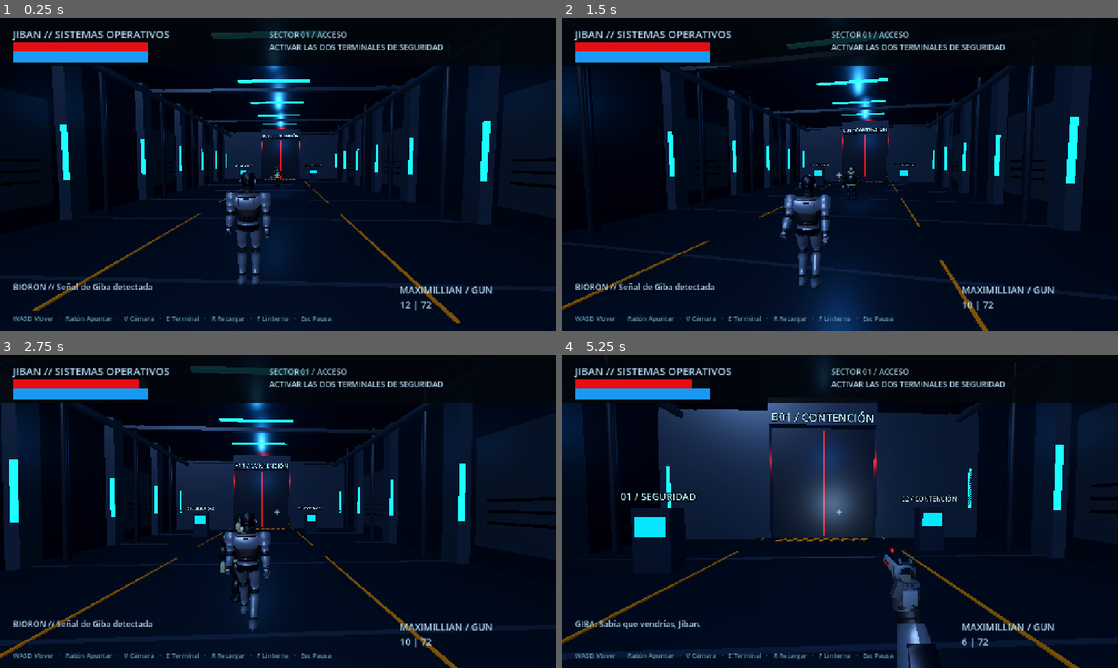
Above: before the commit, frames 1-4 (two rows, left to right).
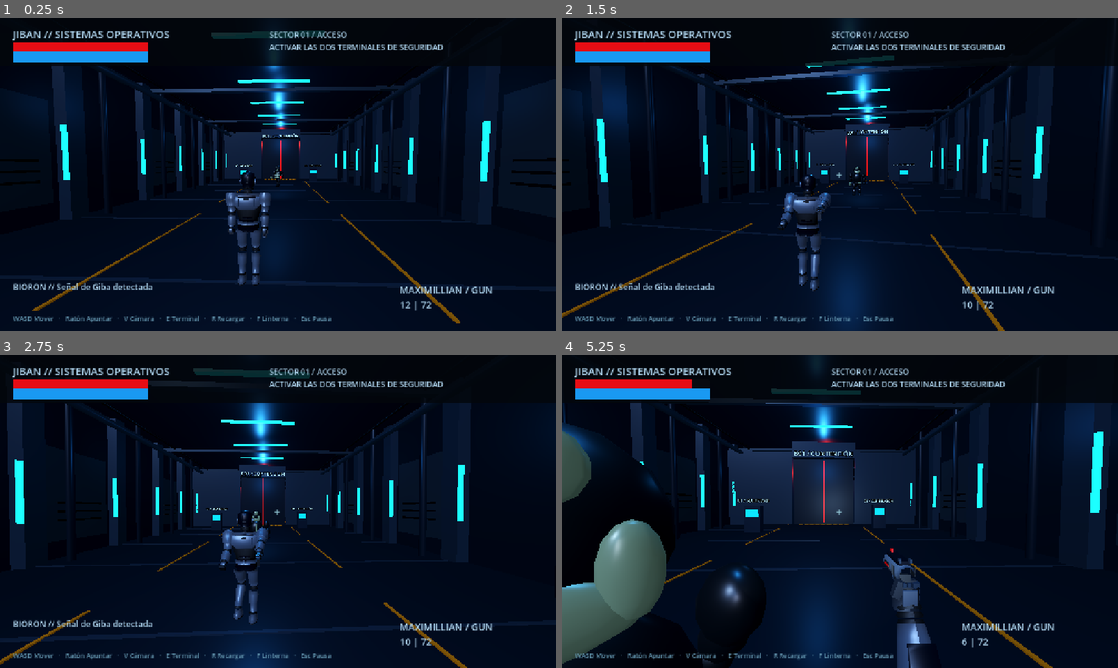
Above: after the commit, the same moments.

Repository: facszero/Jiban-Game
Game: Godot game, scene res://scenes/main.tscn
Two runs of this game, one before a commit and one after it. Both use one fixed random seed, a clock stepped at 60 frames per second and the inputs below.
Inputs (mouse positions are in pixels of both pictures, inside the frame that each line leads up to):
- Up to frame 1 (0.25 s): no input
- Up to frame 2 (1.5 s): move the mouse to (867, 174) at 0.52 s; hold Right mouse button (aim) 0.53-1.28 s; hold W (forward) from 0.53 s (still down); tap Space (jump) at 0.77 s; click (867, 174) at 0.8 s; move the mouse to (812, 174) at 1.27 s; click (812, 174) at 1.35 s
- Up to frame 3 (2.75 s): keep holding W (forward); tap Space (jump) at 1.52 s; tap V (view) at 1.55 s; move the mouse to (289, 505) at 2.02 s; hold V (view) from 2.03 s (still down); right-click (289, 505) at 2.3 s
- Up to frame 4 (5.25 s): keep holding W (forward); move the mouse to (834, 517) at 2.77 s; release V (view) at 2.78 s; right-click (834, 517) at 2.85 s; tap Space (jump) at 3.02, 3.77, 4.52 s; click (834, 517) at 3.05 s; move the mouse to (878, 514) at 3.52 s; press the mouse at (878, 514) at 3.53 s; tap V (view) at 3.8 s; move the mouse to (795, 508) at 4.27 s; release the mouse at (795, 508) at 4.28 s; tap E (interact) at 4.35 s; right-click (795, 508) at 4.55 s; move the mouse to (845, 511) at 5.02 s; hold F (scan) from 5.03 s (still down)

The runs differ from the first frame. In frame 1, 0.2% of the frame differs, in the area x 40-49%, y 55-71%; in frame 2, 14%; in frame 3, 10%; in frame 4, 28%, in the area x 0-99%, y 2-100%.

Commit message:
Add travel-facing exploration and authored locomotion poses

Diff:
--- a/scripts/jiban_model.gd
+++ b/scripts/jiban_model.gd
@@ -230,46 +230,74 @@
 	turn_blend=lerpf(turn_blend,clampf(turn_speed,-2,2),weight)
 	if speed>.08:
 		travel=travel.lerp(Vector2(local_velocity.x,local_velocity.z).normalized(),weight).normalized()
-		locomotion_phase+=speed*delta*2.2
+		# Match ground travel during the stance portion to the actual stride length.
+		var stride := lerpf(.35,.46,run_blend)*lerpf(1.0,.72,aim_blend)
+		var stance := lerpf(.60,.42,run_blend)
+		locomotion_phase+=speed*delta*TAU*stance/(2.0*stride)
 	pose(locomotion_phase,move_blend,run_blend,aim_blend,travel,grounded)
 
 func animate(phase: float, movement: float, aiming: bool) -> void:
 	# Studio and deterministic pose tests use the same gait as gameplay.
 	pose(phase,movement,0,1.0 if aiming else 0.0,Vector2(0,-1),true)
 
+# Authored contact, compression, passing and recovery poses. Values interpolate
+# smoothly; leg joints solve the foot targets so the armor stays articulated.
+const SWING_POSES = [Vector4(0,1,0,0), Vector4(.20,.85,.65,-.30), Vector4(.50,-.10,1,.08), Vector4(.80,-.85,.38,.16), Vector4(1,-1,0,.10)]
+func swing_pose(t: float) -> Vector3:
+	for i in range(SWING_POSES.size()-1):
+		var a: Vector4 = SWING_POSES[i]
+		var b: Vector4 = SWING_POSES[i+1]
+		if t<=b.x:
+			var w := smoothstep(a.x,b.x,t)
+			return Vector3(lerpf(a.y,b.y,w),lerpf(a.z,b.z,w),lerpf(a.w,b.w,w))
+	return Vector3(-1,0,.10)
+
 func pose(phase: float, movement: float, running: float, aiming: float, direction: Vector2, grounded: bool) -> void:
-	var stride_length := lerpf(.29,.41,running)*lerpf(1.0,.72,aiming)
-	var bob := (1-cos(phase*2))*.009*movement*(1+running)+lerpf(.045,.105,running)*movement
-	pelvis.position=Vector3(sin(phase)*.012*movement,.99-bob,0)
-	pelvis.rotation.y=sin(phase)*.045*movement
-	upper_body.position.y=1.2-bob
-	upper_body.rotation=Vector3(-.035*movement-.045*running, -sin(phase)*.055*movement*(1-aiming), -sin(phase)*.018*movement-turn_blend*.018)
+	var stride_length := lerpf(.35,.46,running)*lerpf(1.0,.72,aiming)
+	var stance := lerpf(.60,.42,running)
+	# Compression after contact, rising over the supporting leg.
+	var step := fposmod(phase/PI,1.0)
+	var compression := sin(PI*clampf(step/.38,0,1)) if step<.38 else 0.0
+	var bob := (.020+pow(cos(phase),2)*lerpf(.065,.13,running)+compression*.008)*movement
+	pelvis.position=Vector3(sin(phase)*.018*movement,.99-bob,0)
+	pelvis.rotation.y=sin(phase)*.065*movement
+	upper_body.position=Vector3(pelvis.position.x*.6,1.2-bob,0)
+	upper_body.rotation=Vector3(-(.025+.065*running)*movement, -sin(phase)*.075*movement*(1-aiming), -sin(phase)*.022*movement-turn_blend*.025*movement)
 	var legs := [leg_left,leg_right]
 	for i in range(2):
 		var cycle := fposmod(phase/TAU+i*.5,1.0)
-		var swing := clampf((cycle-.60)/.40,0,1)
-		var z := lerpf(-stride_length,stride_length,cycle/.60) if cycle<.60 else stride_length*cos(PI*swing)
-		var lift := sin(PI*swing)*lerpf(.105,.18,running) if cycle>=.60 else 0.0
+		var swing := clampf((cycle-stance)/(1.0-stance),0,1)
+		var key := swing_pose(swing)
+		var z := lerpf(-stride_length,stride_length,cycle/stance) if cycle<stance else stride_length*key.x
+		var lift := key.y*lerpf(.13,.23,running) if cycle>=stance else 0.0
+		var roll := key.z if cycle>=stance else lerpf(.10,0.0,clampf(cycle/.10,0,1))
 		z*=movement
 		lift*=movement
+		roll*=movement
+		# A small heel lift keeps the rotating sole above the flat floor.
+		lift+=absf(roll)*.12
 		var dy := .835-bob-lift
 		var distance := clampf(sqrt(dy*dy+z*z),.15,.849)
 		var knee_angle := acos(clampf((distance*distance-.39*.39-.46*.46)/(2*.39*.46),-1,1))
 		var hip_offset := acos(clampf((.39*.39+distance*distance-.46*.46)/(2*.39*distance),-1,1))
-		legs[i].rotation.x=atan2(-z*(-direction.y),dy)+hip_offset
-		legs[i].rotation.z=atan2(z*direction.x,dy)
+		var lateral := z*direction.x
+		var sagittal := z*(-direction.y)
+		var side_angle := atan2(lateral,dy)
+		var forward_angle := atan2(-sagittal,sqrt(dy*dy+lateral*lateral))+hip_offset
+		legs[i].basis=Basis(Vector3.BACK,side_angle)*Basis(Vector3.RIGHT,forward_angle)
 		knees[i].rotation.x=-knee_angle
-		ankles[i].rotation.x=-(legs[i].rotation.x-knee_angle)+sin(PI*swing)*.16*movement
-		ankles[i].rotation.z=-legs[i].rotation.z
+		ankles[i].basis=(legs[i].basis*knees[i].basis).inverse()*Basis(Vector3.RIGHT,roll)
 		if not grounded:
 			legs[i].rotation.x=.18 if i==0 else -.10
 			knees[i].rotation.x=-.35
 			ankles[i].rotation.x=.12
-	var arm_swing := sin(phase)*movement*lerpf(.25,.40,running)
+	var arm_swing := cos(phase-.20)*movement*lerpf(.30,.48,running)
 	arm_left.rotation.x=lerpf(-arm_swing,-.65,aiming)
 	arm_right.rotation.x=lerpf(arm_swing,-1.45,aiming)
-	elbows[0].rotation.x=lerpf(-.18-absf(arm_swing)*.4,-.6,aiming)
-	elbows[1].rotation.x=lerpf(-.20-absf(arm_swing)*.3,-.12,aiming)
+	arm_left.rotation.z=.035*movement*(1-aiming)
+	arm_right.rotation.z=-.035*movement*(1-aiming)
+	elbows[0].rotation.x=lerpf(-.18-running*.45-maxf(arm_swing,0)*.45,-.6,aiming)
+	elbows[1].rotation.x=lerpf(-.20-running*.45-maxf(-arm_swing,0)*.45,-.12,aiming)
 
 func merge_parts(parent: Node3D) -> void:
 	# Geo.box uses an unanimated Node3D wrapper; bake that transform before batching.
--- a/scripts/model_review.gd
+++ b/scripts/model_review.gd
@@ -64,7 +64,7 @@
 	title = Label.new()
 	frame.add_child(title)
 	title.position=Vector2(30,24)
-	title.text="JIBAN / ESTUDIO DE ARMADURA\nModelo 3D · revisión 3"
+	title.text="JIBAN / ESTUDIO DE ARMADURA\nModelo 3D · revisión 4"
 	title.add_theme_font_size_override("font_size",23)
 	title.mouse_filter=Control.MOUSE_FILTER_IGNORE
 	selector = OptionButton.new()
@@ -166,7 +166,7 @@
 		model.animate(phase,1.0 if walking and preview_attack<0 else 0.0,preview_attack)
 	else:
 		preview_walk_blend=lerpf(preview_walk_blend,1.0 if walking else 0.0,1.0-exp(-delta*10.0))
-		model.update_locomotion(delta,Vector3(0,0,-(6.5 if preview_run else 4.0)*preview_walk_blend),preview_run,preview_aim,true)
+		model.update_locomotion(delta,Vector3(0,0,-(4.6 if preview_run else 2.0)*preview_walk_blend),preview_run,preview_aim,true)
 	if spinning:
 		yaw+=delta*.4
 		update_camera()
@@ -191,7 +191,7 @@
 	distance=4.35 if creature_selected else 3.65
 	pitch=.08
 	yaw=-.35
-	title.text="CHAMELENOID / ESTUDIO DE CRIATURA\nModelo 3D · revisión 3" if creature_selected else "JIBAN / ESTUDIO DE ARMADURA\nModelo 3D · revisión 3"
+	title.text="CHAMELENOID / ESTUDIO DE CRIATURA\nModelo 3D · revisión 3" if creature_selected else "JIBAN / ESTUDIO DE ARMADURA\nModelo 3D · revisión 4"
 	attack_button.visible=creature_selected
 	gait_selector.visible=not creature_selected
 	update_camera()
--- a/scripts/player.gd
+++ b/scripts/player.gd
@@ -4,8 +4,8 @@
 signal damaged
 signal died
 const Geo = preload("res://scripts/geometry.gd")
-@export var walk_speed := 4.0
-@export var run_speed := 6.5
+@export var walk_speed := 2.0
+@export var run_speed := 4.6
 @export var damage := 25.0
 @export var sensitivity := 0.0025
 var health := 180.0
@@ -32,6 +32,7 @@
 var flash: OmniLight3D
 var step_clock := 0.0
 var last_visual_yaw := 0.0
+var combat_hold := 0.0
 var lamp: SpotLight3D
 
 func _ready() -> void:
@@ -122,12 +123,26 @@
 	if global_position.y < -12.0:
 		take_damage(999.0)
 	step_clock += Vector2(velocity.x, velocity.z).length() * delta * 2.2
-	var turn_speed := angle_difference(last_visual_yaw,rotation.y)/maxf(delta,.001)
-	last_visual_yaw=rotation.y
-	body_model.update_locomotion(delta,global_basis.inverse()*velocity,running,Input.is_action_pressed("aim") or Input.is_action_pressed("fire"),is_on_floor(),turn_speed)
+	var combat := Input.is_action_pressed("aim") or Input.is_action_pressed("fire")
+	combat_hold = .35 if combat else maxf(0.0, combat_hold-delta)
+	update_body_heading(delta, combat or combat_hold>0.0)
+	var turn_speed := angle_difference(last_visual_yaw,body_model.global_rotation.y)/maxf(delta,.001)
+	last_visual_yaw=body_model.global_rotation.y
+	body_model.update_locomotion(delta,body_model.global_basis.inverse()*velocity,running,combat or combat_hold>0.0,is_on_floor(),turn_speed)
 	update_camera(delta)
 	if Input.is_action_pressed("fire"):
 		shoot()
+
+func update_body_heading(delta: float, combat: bool) -> void:
+	# Camera/input yaw remains independent: only the visible body turns to travel.
+	var local_velocity := global_basis.inverse()*velocity
+	var planar := Vector2(local_velocity.x,local_velocity.z)
+	var desired := last_visual_yaw
+	if combat or first_person:
+		desired = global_rotation.y
+	elif planar.length()>.15:
+		desired = global_rotation.y+atan2(-planar.x,-planar.y)
+	body_model.global_rotation.y = lerp_angle(last_visual_yaw,desired,1.0-exp(-delta*(18.0 if combat else 9.0)))
 
 func update_camera(delta: float) -> void:
 	pivot.rotation.x = pitch
--- a/tests/locomotion.gd
+++ b/tests/locomotion.gd
@@ -7,6 +7,7 @@
 	if not ok:
 		failures+=1
 func run() -> void:
+	load("res://scripts/controls.gd").setup()
 	var model=load("res://scripts/jiban_model.gd").new()
 	root.add_child(model)
 	var support_error := 0.0
@@ -33,6 +34,35 @@
 	check(model.arm_right.rotation.x<-1.4,"Aim steadies weapon arm while moving")
 	model.update_locomotion(.016,Vector3(2,3,0),false,false,false)
 	check(absf(model.knees[0].rotation.x+.35)<.001,"Airborne pose replaces ground step")
+	for direction in [Vector2(0,1), Vector2(1,0), Vector2(-1,0), Vector2(.707,-.707)]:
+		var max_error := 0.0
+		for i in range(100):
+			var cycle := float(i)/100.0
+			model.pose(cycle*TAU,1,1,1,direction,true)
+			if cycle<.42:
+				max_error=maxf(max_error,absf(model.ankles[0].global_position.y-.155))
+		check(max_error<.02,"Running support height in direction %s" % direction)
+	var player=load("res://scripts/player.gd").new()
+	root.add_child(player)
+	player.set_physics_process(false)
+	player.velocity=Vector3(2,0,0)
+	player.update_body_heading(.016,false)
+	check(player.body_model.rotation.y<0 and player.body_model.rotation.y>-.5,"Exploration turn starts smoothly toward travel")
+	for i in range(90):
+		player.update_body_heading(.016,false)
+		player.last_visual_yaw=player.body_model.global_rotation.y
+	check(absf(angle_difference(player.body_model.rotation.y,-PI/2))<.01,"Exploration faces rightward movement")
+	check(player.rotation.y==0,"Body turn does not rotate camera/input root")
+	for i in range(90):
+		player.update_body_heading(.016,true)
+		player.last_visual_yaw=player.body_model.global_rotation.y
+	check(absf(player.body_model.rotation.y)<.01,"Combat restores sight-facing orientation")
+	player.velocity=Vector3.ZERO
+	player.last_visual_yaw=.7
+	player.rotation.y=1.3
+	player.update_body_heading(.016,false)
+	check(absf(player.body_model.global_rotation.y-.7)<.01,"Idle body remains independent from orbiting camera")
+	player.free()
 	model.free()
 	print("LOCOMOTION RESULT: %d failures" % failures)
 	quit(1 if failures else 0)
--- a/tests/locomotion_visual.gd
+++ b/tests/locomotion_visual.gd
@@ -11,8 +11,8 @@
 	studio.set_process(false)
 	studio.yaw=PI/2
 	studio.update_camera()
-	for i in range(4):
-		studio.model.pose(TAU*i/4.0,1.0,0.0,0.0,Vector2(0,-1),true)
+	for i in range(16):
+		studio.model.pose(TAU*(i%8)/8.0,1.0,0.0 if i<8 else 1.0,0.0,Vector2(0,-1),true)
 		for f in range(4):
 			await process_frame
 		await RenderingServer.frame_post_draw
Not shown, added: docs/GAIT_REFERENCE.md
